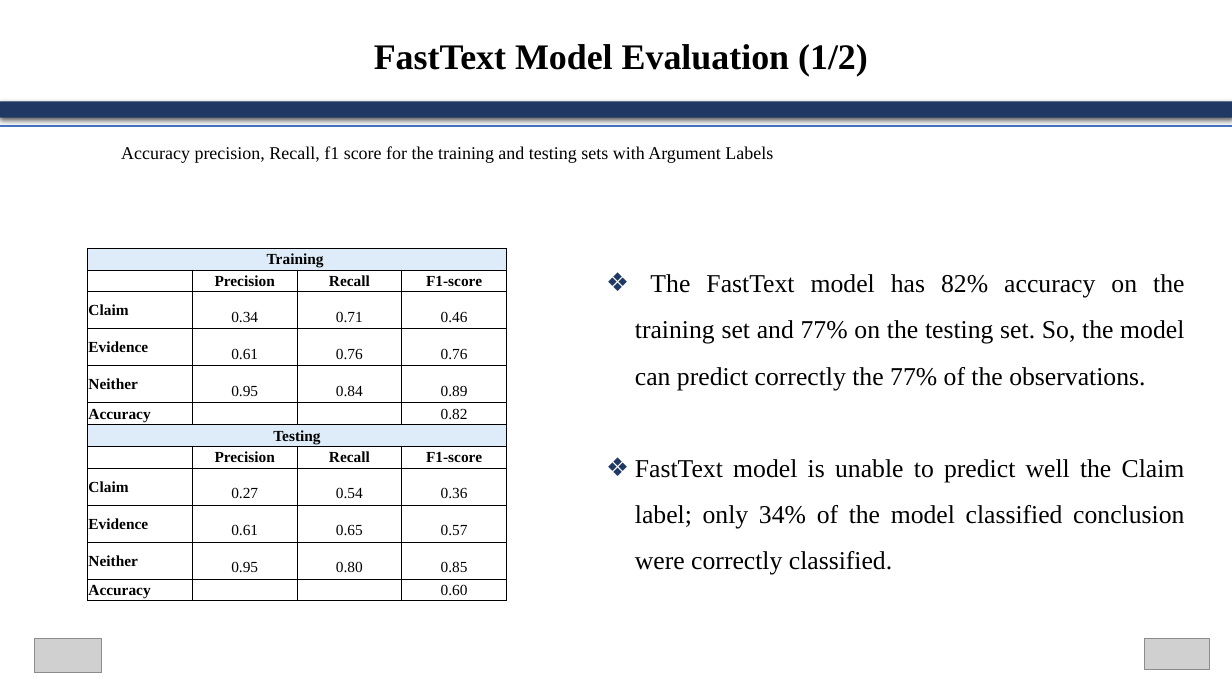
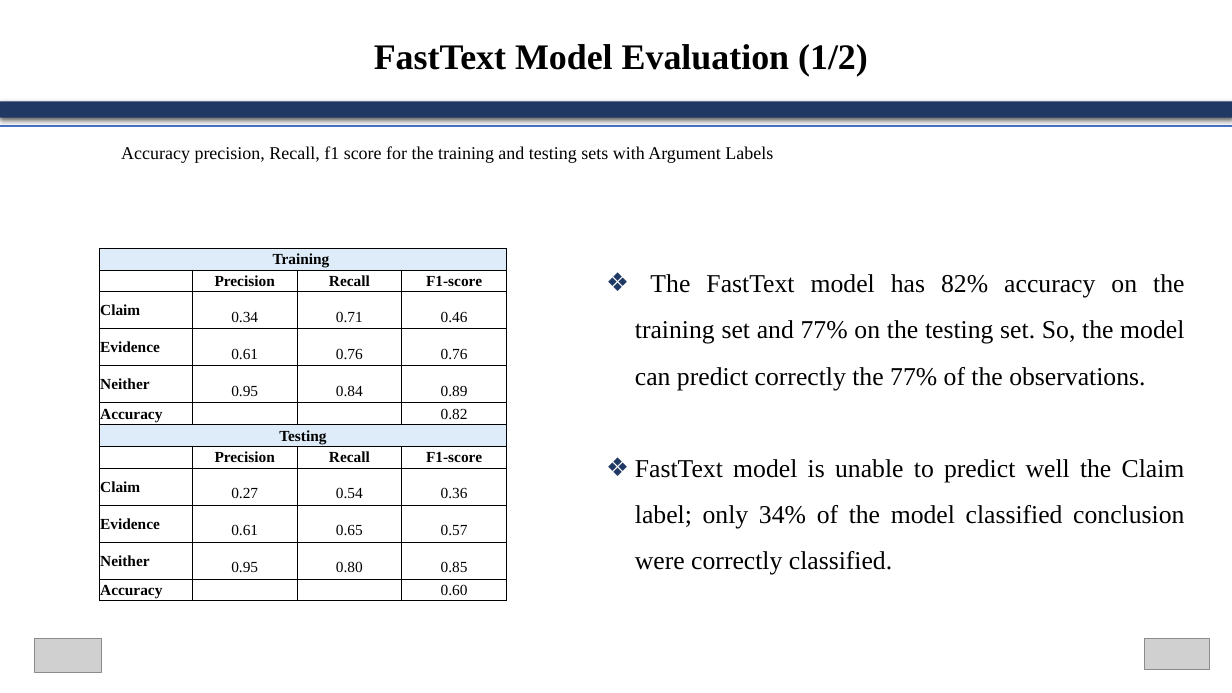
Before and after one commit to GeorgeMavridis/Argumentation-Mining-Machine-learning-and-Content-Analytics, a slide deck: slide 9 of G.E.Jo Presentation.pptx. Drawn at 1232x693 pixels with LibreOffice and Linux fonts; fonts in the diff are those of the drawing; grey boxes stand for pictures. Boxes give left, top, right and bottom in pixels: in the first picture for what was removed or moved away, otherwise in the second. Text is boxed around its words. In the diff, an @@ line names an element or a change of style, - is before the commit and + after.

```diff
--- a/G.E.Jo Presentation.pptx
+++ b/G.E.Jo Presentation.pptx
@@ table at (x1=100, y1=249, x2=506, y2=603) @@
@@ borders changed @@
@@ table resized from (x1=88, y1=249, x2=506, y2=603) to (x1=100, y1=249, x2=506, y2=603) @@
```
Also in this commit, not shown: 1 other slide changed.
